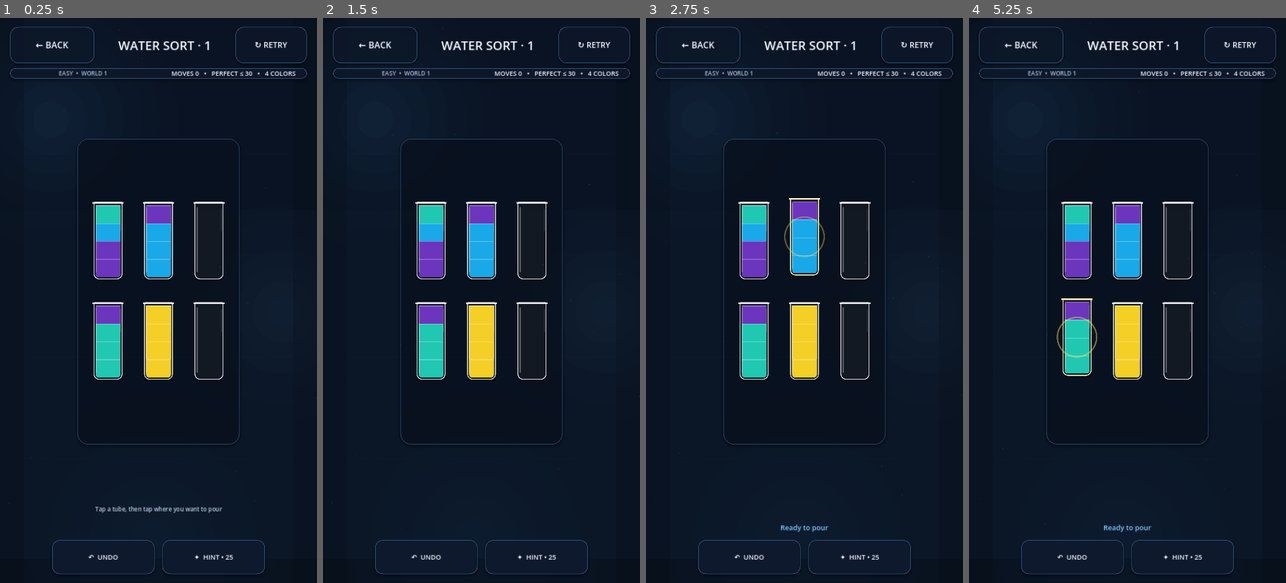
Above: before the commit, frames 1-4 (left to right).
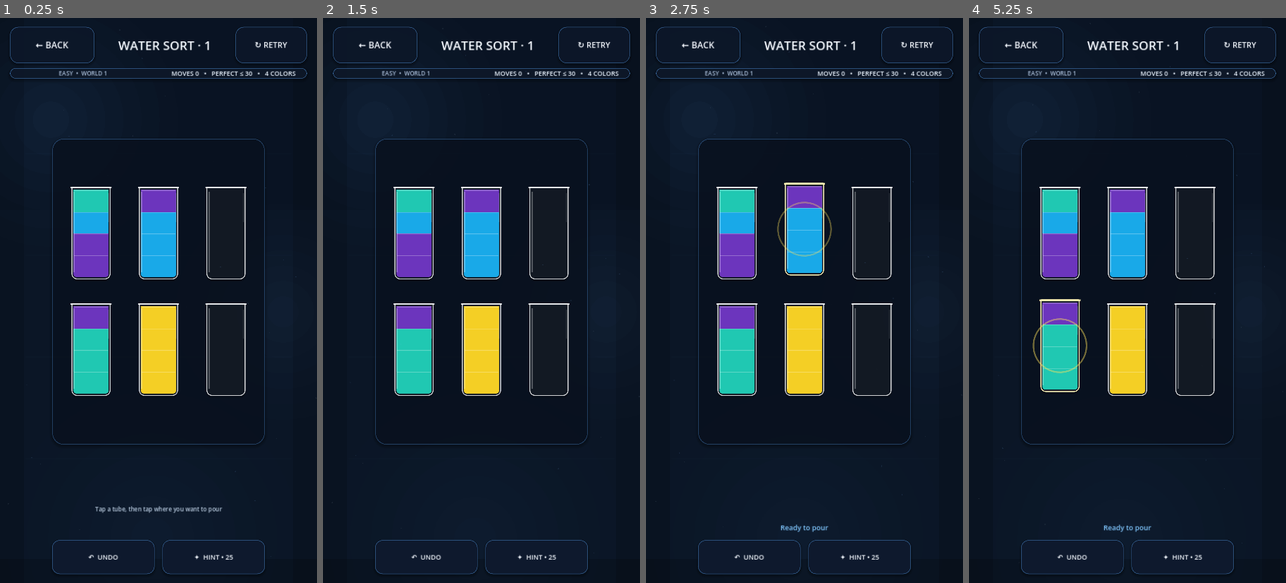
Above: after the commit, the same moments.

Repository: eghosa001/unjam
Game: Godot game, scene res://scenes/WaterSort.tscn
Two runs of this game, one before a commit and one after it. Both use one fixed random seed, a clock stepped at 60 frames per second and the inputs below. This scene is started directly instead of the project's main scene.
Inputs (mouse positions are in pixels of both pictures, inside the frame that each line leads up to):
- Up to frame 1 (0.25 s): no input
- Up to frame 2 (1.5 s): click (430, 244) at 0.52 s; click (414, 232) at 1.27 s
- Up to frame 3 (2.75 s): click (804, 244) at 2.02 s
- Up to frame 4 (5.25 s): click (1127, 232) at 2.77 s; click (1178, 244) at 3.52 s; click (1194, 232) at 4.27 s; click (1076, 340) at 5.02 s

The runs differ from the first frame. In frame 1, 7.8% of the frame differs, in the area x 16-84%, y 21-76%; in frame 2, 7.8%; in frame 3, 7.9%; in frame 4, 7.9%.

Commit message:
feat: enlarge and balance Water Sort playfield

Diff:
--- a/scripts/game/water_sort_ultra_motion.gd
+++ b/scripts/game/water_sort_ultra_motion.gd
@@ -1,4 +1,6 @@
 extends "res://scripts/game/water_sort_reference_motion.gd"
+
+# GAME_FIRST_WATER
 
 func _balanced_columns(tube_count: int) -> int:
 	if tube_count <= 6:
@@ -11,13 +13,27 @@
 
 func render_board() -> void:
 	super.render_board()
-	if board != null:
-		# Keep common 6/8-tube boards visually balanced instead of producing a
-		# sparse 5+1 row. The stage CenterContainer then centers the complete group.
-		board.columns = _balanced_columns(tubes.size())
+	if board == null:
+		return
+	var count := tubes.size()
+	board.columns = _balanced_columns(count)
+	var tube_size := _tube_size_for_count(count)
+	var gap := 22 if count <= 8 else 14
+	board.add_theme_constant_override("h_separation", gap)
+	board.add_theme_constant_override("v_separation", 26)
+	for child in board.get_children():
+		if child is Control:
+			(child as Control).custom_minimum_size = tube_size
 
-# Return the point on the visible bottle lip, not the nominal centre point.
-# When a source bottle tilts, the stream must leave from the downhill rim.
+func _tube_size_for_count(tube_count: int) -> Vector2:
+	if tube_count <= 6:
+		return Vector2(208, 370)
+	if tube_count <= 8:
+		return Vector2(184, 348)
+	if tube_count <= 10:
+		return Vector2(164, 324)
+	return Vector2(138, 296)
+
 func _visual_mouth_local(control: Control) -> Vector2:
 	var outer_x := control.size.x * 0.18
 	var outer_y := 13.0
@@ -33,8 +49,6 @@
 
 func _control_point(control: Control, local_point: Vector2) -> Vector2:
 	var adjusted := local_point
-	# The parent animation asks for a point around y=30 for both source and
-	# receiver. Replace only that mouth probe; other control-point requests stay intact.
 	if local_point.y <= 42.0 and absf(local_point.x - control.size.x * 0.5) <= control.size.x * 0.18:
 		adjusted = _visual_mouth_local(control)
 	return super._control_point(control, adjusted)
